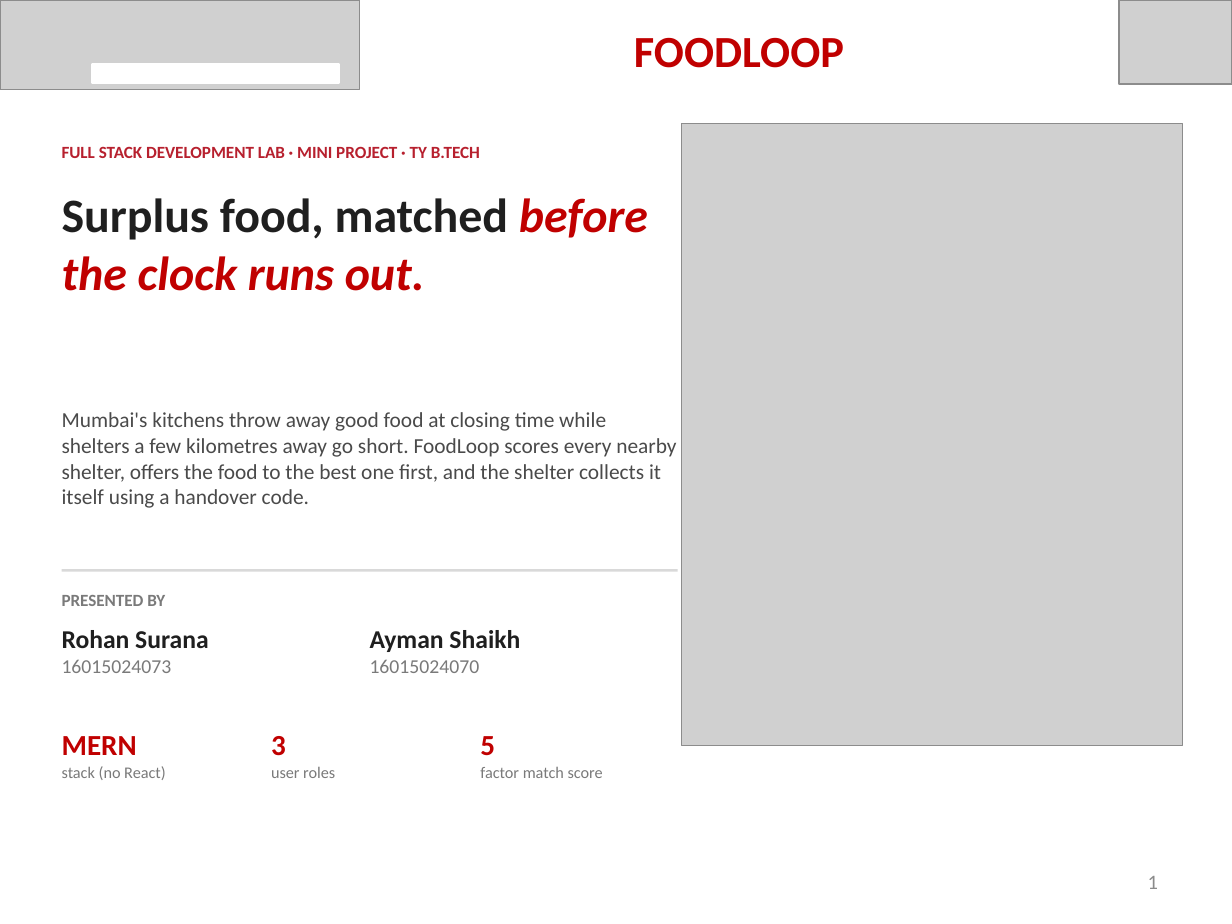
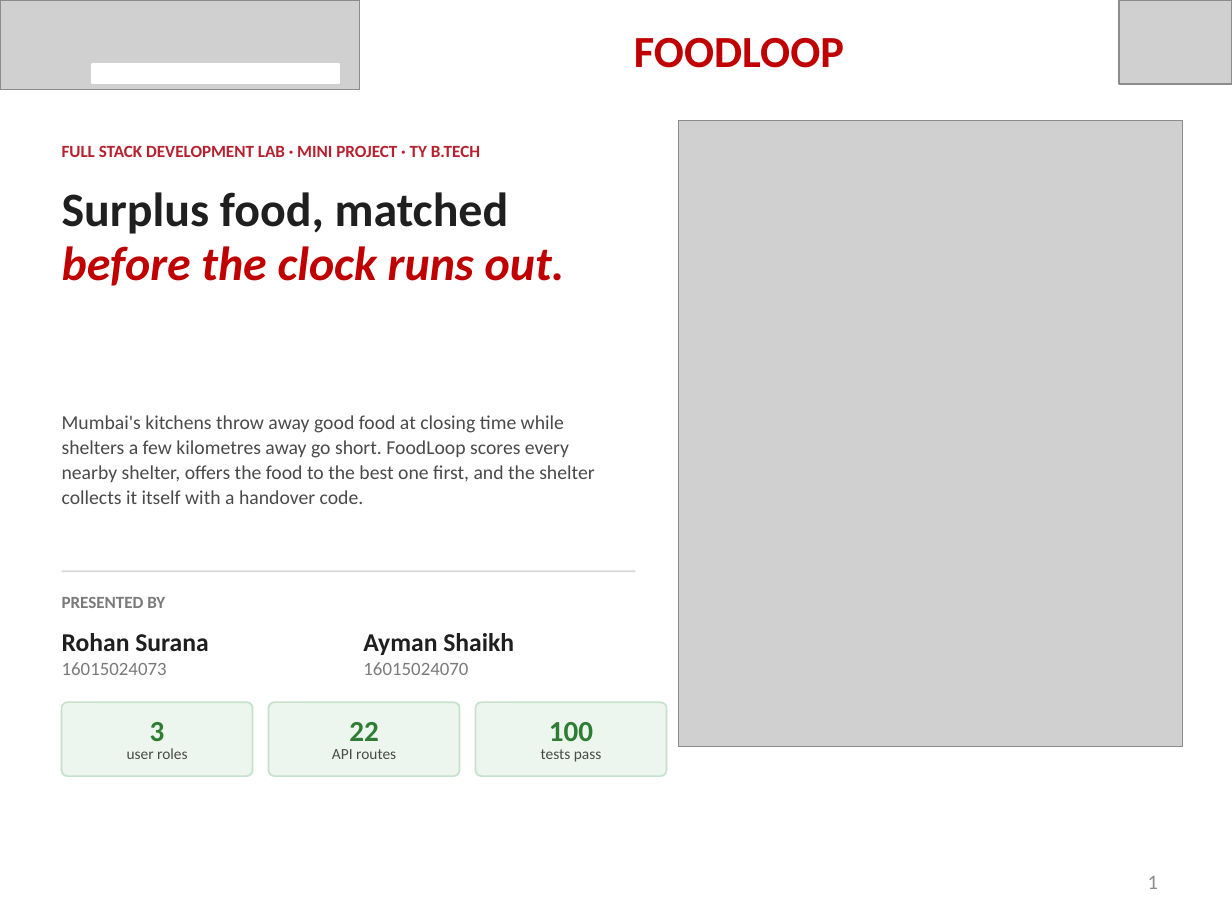
Before and after one commit to Rohan0720surana/FSDL-FoodLoop, a slide deck: slide 1 of docs/FoodLoop-Presentation.pptx. Drawn at 1232x924 pixels with LibreOffice and Linux fonts; fonts in the diff are those of the drawing; grey boxes stand for pictures; background and template pictures are left out. Boxes give left, top, right and bottom in pixels: in the first picture for what was removed or moved away, otherwise in the second. Text is boxed around its words. In the diff, an @@ line names an element or a change of style, - is before the commit and + after.

Commit message:
Redesign the presentation layout
Consistent card system and a repeating numbered-circle motif across the
slides. Objectives become a 2x2 grid, the score weights become a native
PowerPoint chart, and the screenshots are now half-slide width so they are
readable when projected. The results move into a four-figure strip.

```diff
--- a/docs/FoodLoop-Presentation.pptx
+++ b/docs/FoodLoop-Presentation.pptx
@@ text "Surplus food, matched before the ..." at (x1=62, y1=192, x2=565, y2=286): line spacing 1 to 0.95 @@
@@ text at (x1=62, y1=415, x2=594, y2=504): text changed; size 12.5 to 11.5 pt @@
-Mumbai's kitchens throw away good food at closing time while shelters a few kilometres away go short. FoodLoop scores every nearby shelter, offers the food to the best one first, and the shelter collects it itself using a handover code.
+Mumbai's kitchens throw away good food at closing time while shelters a few kilometres away go short. FoodLoop scores every nearby shelter, offers the food to the best one first, and the shelter collects it itself with a handover code.
@@ rectangle resized from (x1=62, y1=569, x2=678, y2=572) to (x1=62, y1=570, x2=636, y2=572) @@
@@ rectangle at (x1=62, y1=570, x2=636, y2=572): fill #D9D9D9 to #DBD6D6 @@
@@ text "Ayman Shaikh" moved from (x1=370, y1=630, x2=520, y2=673) to (x1=363, y1=633, x2=514, y2=675) @@
@@ text at (x1=62, y1=662, x2=167, y2=675): size 11.5 to 11 pt in "16015024073" @@
@@ text at (x1=363, y1=662, x2=468, y2=675): size 11.5 to 11 pt in "16015024070" @@
@@ text "3" moved from (x1=271, y1=736, x2=335, y2=778) to (x1=150, y1=722, x2=165, y2=741) @@
@@ text "3" at (x1=150, y1=722, x2=165, y2=741): text colour #C00000 to #2E7D32; alignment left to centre @@
@@ rounded rectangle resized from (x1=62, y1=736, x2=166, y2=780) to (x1=62, y1=702, x2=253, y2=776) @@
@@ rounded rectangle at (x1=62, y1=702, x2=253, y2=776): fill none to #ECF5EE; outline none to #C6E2CB 1 pt @@
@@ rounded rectangle added at (x1=269, y1=702, x2=460, y2=776), fill #ECF5EE, outline #C6E2CB 1 pt @@
@@ rounded rectangle added at (x1=476, y1=702, x2=667, y2=776), fill #ECF5EE, outline #C6E2CB 1 pt @@
@@ text in rounded rectangle at (x1=62, y1=736, x2=166, y2=780): text removed @@
-MERN
-stack (no React)
@@ text added at (x1=127, y1=748, x2=187, y2=759), 9 pt, text #4A4A4A @@
+user roles
@@ text added at (x1=332, y1=749, x2=396, y2=759), 9 pt, text #4A4A4A @@
+API routes
@@ text added at (x1=349, y1=722, x2=378, y2=741), 17 pt, text #2E7D32, bold @@
+22
@@ text removed at (x1=480, y1=736, x2=603, y2=778) @@
-5
-factor match score
@@ text added at (x1=541, y1=749, x2=602, y2=762), 9 pt, text #4A4A4A @@
+tests pass
@@ text added at (x1=549, y1=722, x2=593, y2=741), 17 pt, text #2E7D32, bold @@
+100
@@ text at (x1=271, y1=767, x2=335, y2=778): paragraph removed @@
-user roles
```
Also in this commit, not shown: 4 other slides changed.
